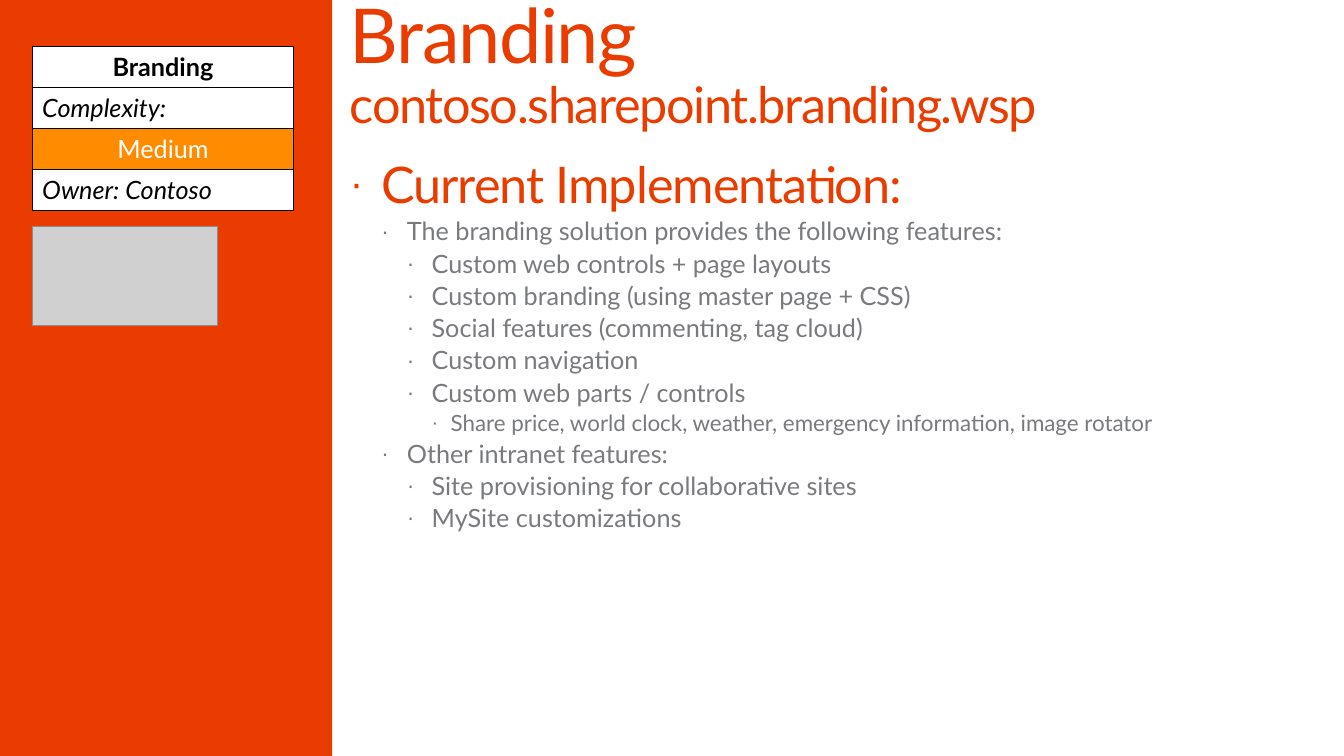
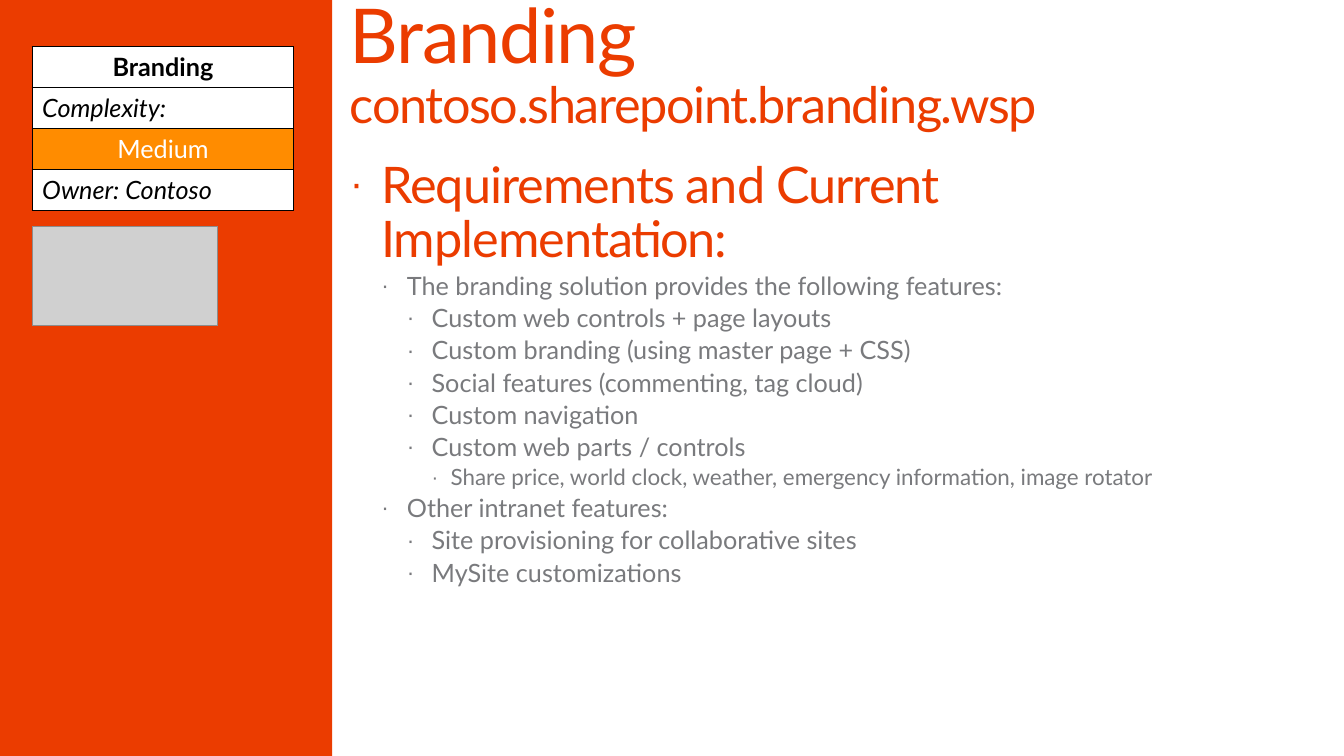
Before and after one commit to SharePoint/PnP-Guidance, a slide deck: slide 19 of PnP Transformation Process/Samples/PnP Transformation - Solution Assessment Report - Contoso.pptx. Drawn at 1344x756 pixels with LibreOffice and Linux fonts; fonts in the diff are those of the drawing; grey boxes stand for pictures; background and template pictures are left out. Boxes give left, top, right and bottom in pixels: in the first picture for what was removed or moved away, otherwise in the second. Text is boxed around its words. In the diff, an @@ line names an element or a change of style, - is before the commit and + after.

```diff
--- a/PnP Transformation Process/Samples/PnP Transformation - Solution Assessment Report - Contoso.pptx
+++ b/PnP Transformation Process/Samples/PnP Transformation - Solution Assessment Report - Contoso.pptx
@@ text at (381, 166, 940, 266): text changed @@
-· Current Implementation:
+· Requirements and Current Implementation:
```
Also in this commit, not shown: 2 other files.
